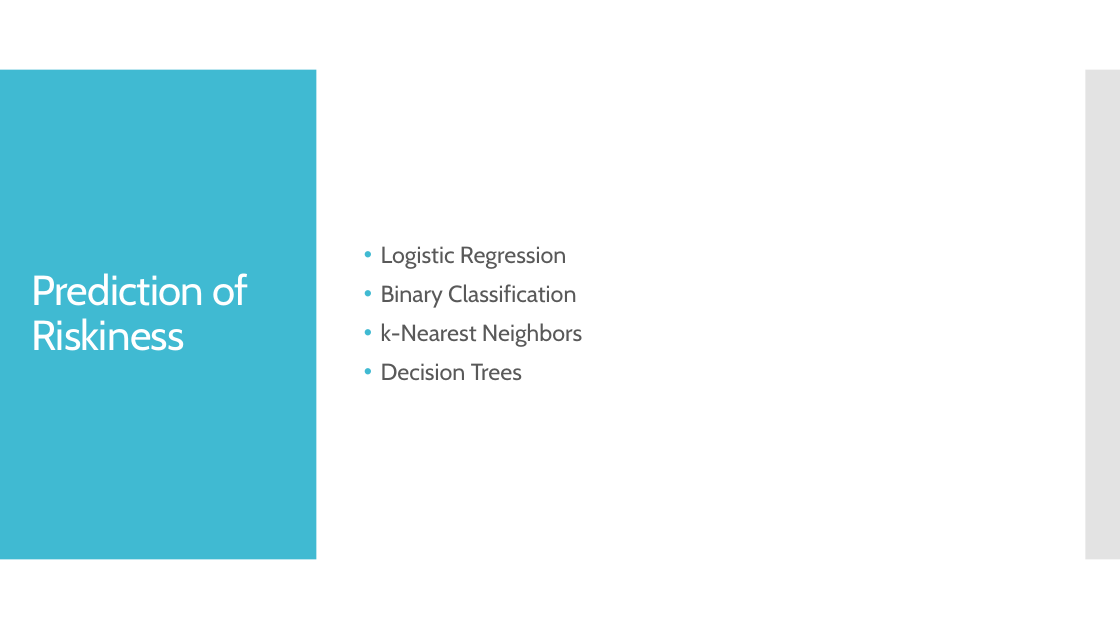
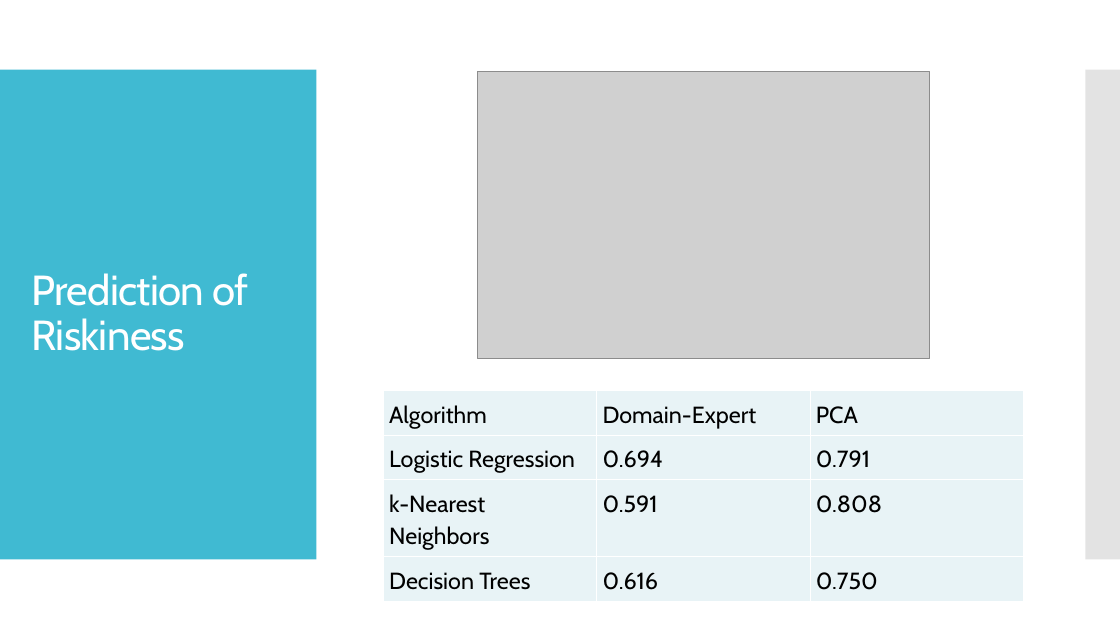
Before and after one commit to TobyJChappell/CPSC_392, a slide deck: slide 4 of FinalProject/AutomobilePrediction.pptx. Drawn at 1120x630 pixels with LibreOffice and Linux fonts; fonts in the diff are those of the drawing; grey boxes stand for pictures. Boxes give left, top, right and bottom in pixels: in the first picture for what was removed or moved away, otherwise in the second. Text is boxed around its words. In the diff, an @@ line names an element or a change of style, - is before the commit and + after.

```diff
--- a/FinalProject/AutomobilePrediction.pptx
+++ b/FinalProject/AutomobilePrediction.pptx
@@ picture added at bbox=[477, 71, 930, 358] @@
@@ text removed at bbox=[381, 246, 582, 380] @@
-• Logistic Regression
-• Binary Classification
-• k-Nearest Neighbors
-• Decision Trees
@@ table added at bbox=[383, 391, 1023, 594], 4 rows, 3 columns @@
+Algorithm | Domain-Expert | PCA
+Logistic Regression | 0.694 | 0.791
+k-Nearest Neighbors | 0.591 | 0.808
+Decision Trees | 0.616 | 0.750
```
Also in this commit, not shown: 4 other slides changed, 32 other files.
